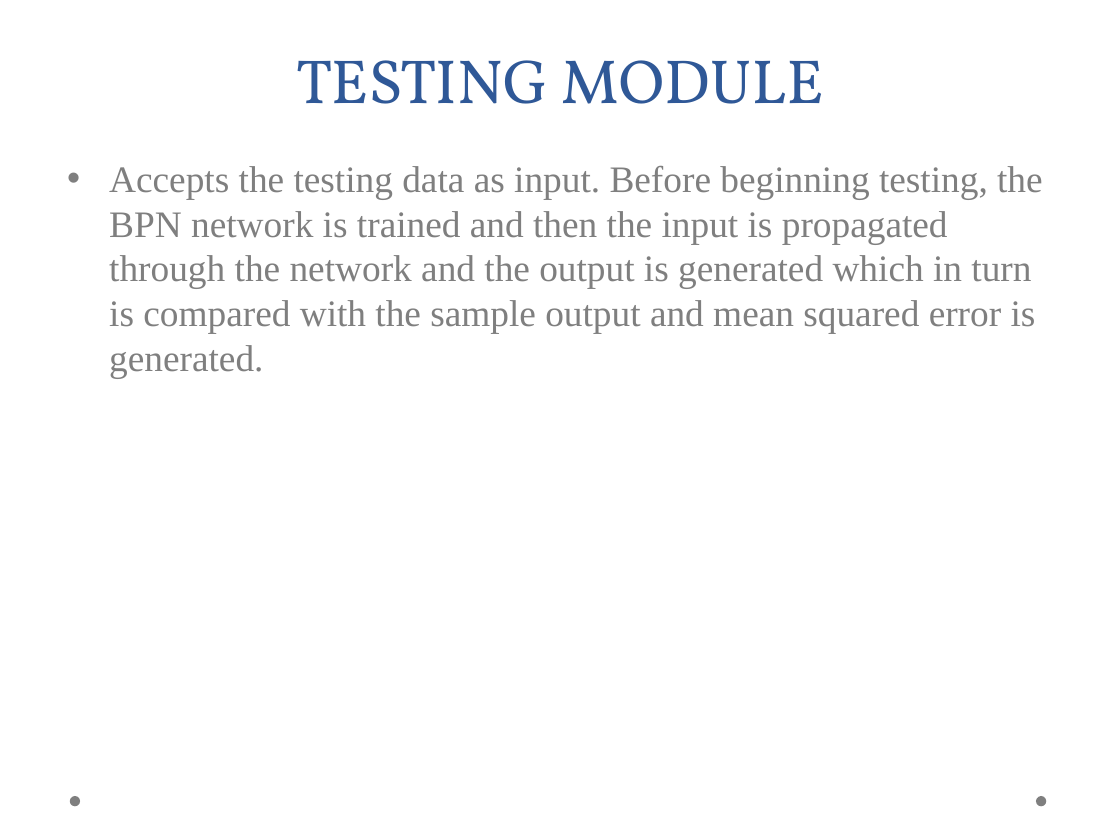
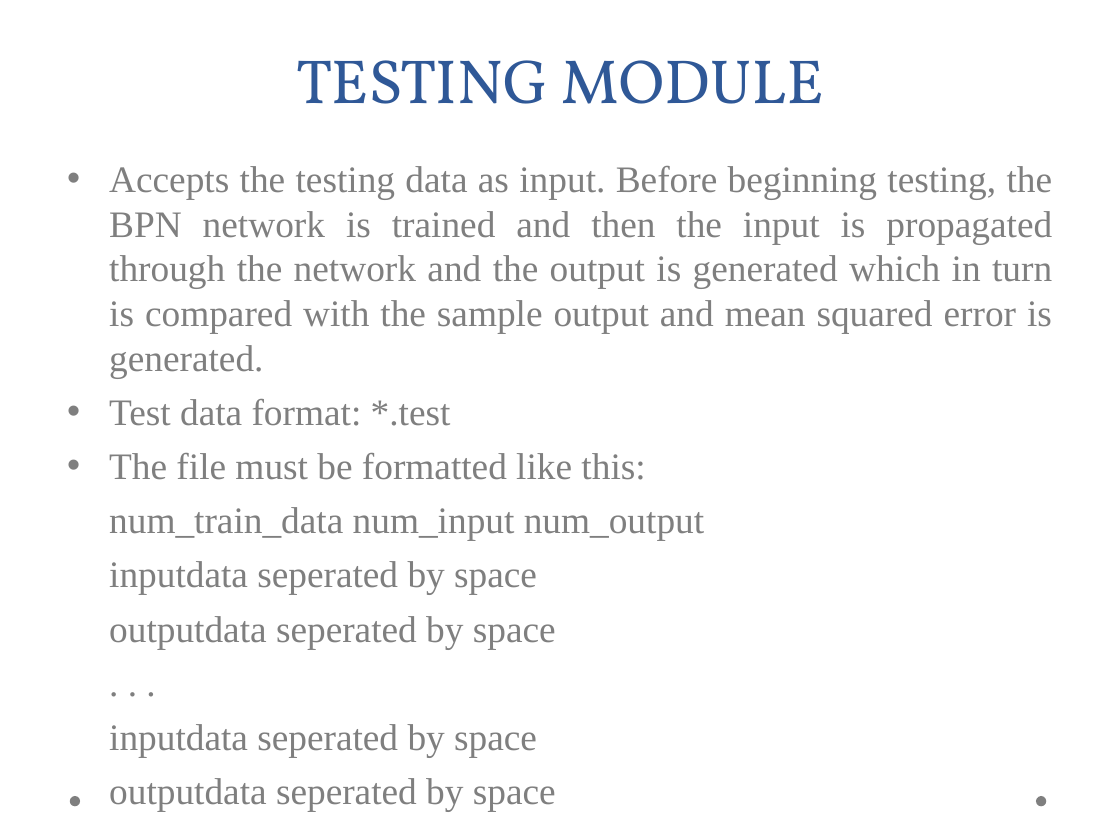
Before and after one commit to psibi/Neuron, a slide deck: slide 9 of slides/neuron.odp. Drawn at 1120x840 pixels with LibreOffice and Linux fonts; fonts in the diff are those of the drawing; background and template pictures are left out. Boxes give left, top, right and bottom in pixels: in the first picture for what was removed or moved away, otherwise in the second. Text is boxed around its words. In the diff, an @@ line names an element or a change of style, - is before the commit and + after.

```diff
--- a/slides/neuron.odp
+++ b/slides/neuron.odp
@@ text at <box>109,166,1053,378</box>: alignment left to justified @@
@@ text at <box>109,399,704,811</box>: paragraphs added @@
+• Test data format: *.test
+• The file must be formatted like this:
+num_train_data num_input num_output
+inputdata seperated by space
+outputdata seperated by space
+. . .
+inputdata seperated by space
+outputdata seperated by space
```
Also in this commit, not shown: 8 other slides changed.
